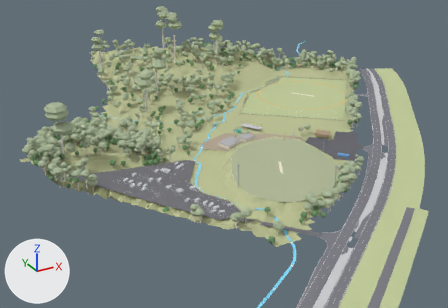
The glTF model KHFR_stage2_summer.glb, before and after one commit.
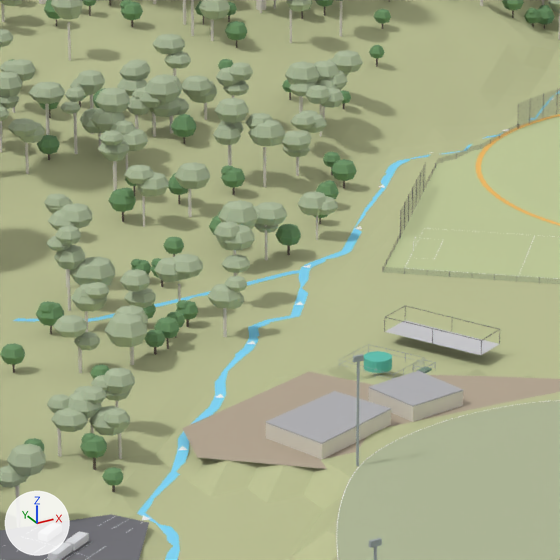
Each version is shown from a 50 mm camera at (-309.9, -559.4, 223.0) aimed at (-60.0, -105.1, -4.2), then close up on the part from 37% to 61% of the width and 20% to 55% of the height. Lighting does not change. The marker at lower left points along +X, +Y and +Z. The last two pictures show the newer version.

Objects in the first close-up: 'Bushland forest (euc_can)', 'Bushland forest (euc_trunk)', 'Bushland forest (wat_can)', 'Existing Ground 1 (worn turf)', 'Existing change rooms roof', 'Existing club room roof', 'Existing dirt parking and road', 'Existing main club room', 'Montrose drain (main, graded 144 m entry)', 'New car park (~220)', 'Reserve terrain', 'field N flatgrass' and 26 more.
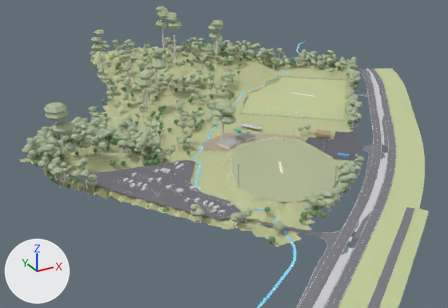
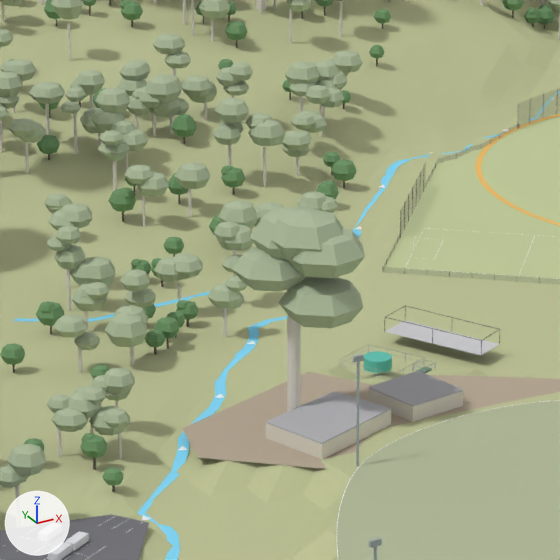
Pixel boxes (x1, y1, x2, y2) of what changed, in the close-ups (560 x 560 px):
'Sydney blue gum canopy', added: after (232, 206, 365, 328)
'Sydney blue gum (existing, ~40 m)', added: after (287, 289, 300, 412)

The edits, one by one:
Mesh me_sydney_blue_gum_canopy is new.
It has 115 vertices, 210 faces and spans x -64.5..-44.1, y -106.0..-84.3, z 21.4..41.7.
It uses material mat_euc_can (greyish green #adbc9b).
Mesh me_sydney_blue_gum__existing___40_m is new.
It has 21 vertices, 30 faces and spans x -56.5..-54.2, y -95.6..-93.4, z 2.5..28.5.
It uses material mat_euc_trunk (light grey #ddd8d0).
Object 'Sydney blue gum canopy' (ob_sydney_blue_gum_canopy) is new; it shows me_sydney_blue_gum_canopy.
Its location is (0.0, 0.0, 0.0).
Object 'Sydney blue gum (existing, ~40 m)' (ob_sydney_blue_gum__existing___40_m) is new; it shows me_sydney_blue_gum__existing___40_m.
Its location is (0.0, 0.0, 0.0).
